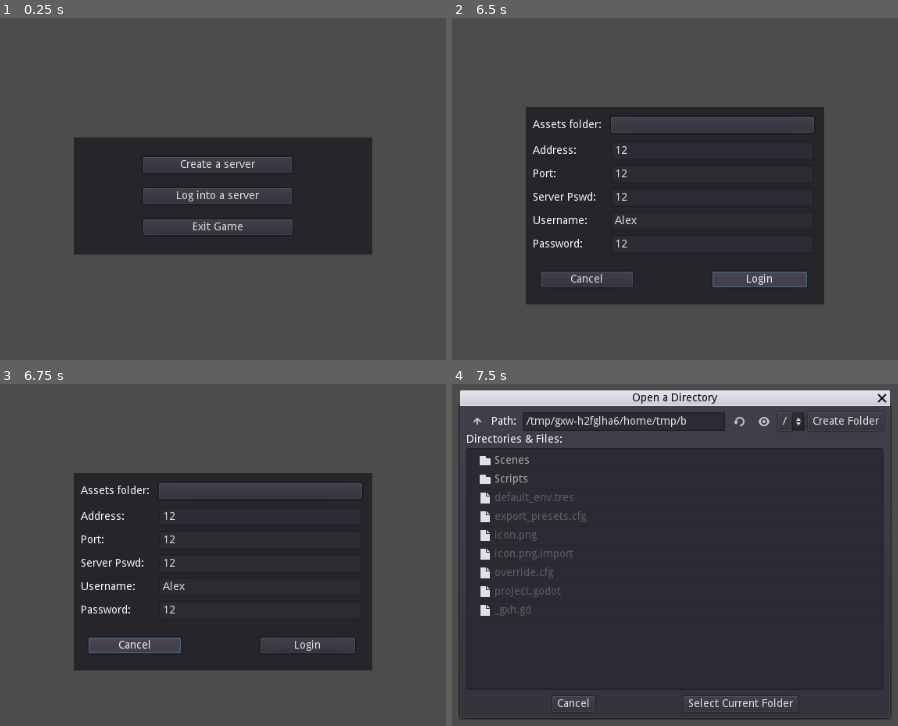
Above: before the commit, frames 1-4 (two rows, left to right).
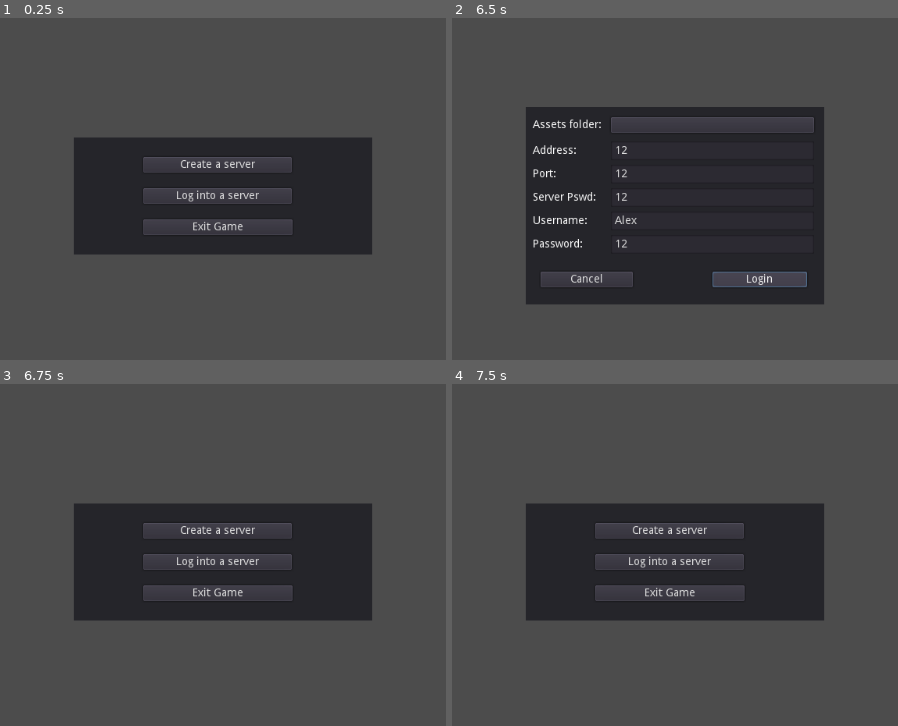
Above: after the commit, the same moments.

Repository: Tsumekiri/Open-Multiplayer-VN
Game: Godot game, scene res://Scenes/Connection/MainMenu.tscn
Two runs of this game, one before a commit and one after it. Both use one fixed random seed, a clock stepped at 60 frames per second and the inputs below.
Inputs (mouse positions are in pixels of both pictures, inside the frame that each line leads up to):
- Up to frame 1 (0.25 s): no input
- Up to frame 2 (6.5 s): click "Create a server" at 0.5 s; click (710, 182) at 1.27 s; type "12" at 1.35 s; click (643, 206) at 1.5 s; type "Alex" at 1.58 s; click (773, 206) at 1.73 s; type "12" at 1.82 s; click "Create server" at 2 s; click "Cancel" at 2.75 s; click "Log into a server" at 3.5 s; click (710, 151) at 4.27 s; type "12" at 4.35 s; click (710, 175) at 4.5 s; type "12" at 4.58 s; click (710, 199) at 4.73 s; type "12" at 4.82 s; click (710, 219) at 5.02 s; type "Alex" at 5.1 s; click (710, 243) at 5.25 s; type "12" at 5.33 s; click "Login" at 5.75 s
- Up to frame 3 (6.75 s): click "Cancel" at 6.5 s
- Up to frame 4 (7.5 s): click (710, 490) at 7.25 s, where only the run before the commit has a clickable "Assets folder:"

Frames 1-2 are identical in both runs. In frame 3, 14% of the frame differs, in the area x 16-84%, y 26-84%; in frame 4, 58%, in the area x 1-99%, y 1-98%.
Error before the commit: Attempt to call function 'connect' in base 'null instance' on a null instance. (res://Scripts/Scenes/Connection/CreateServer/CreateServer.gd:10)

Commit message:
Added client connection to server

Diff:
--- a/Scenes/Connection/Login.tscn
+++ b/Scenes/Connection/Login.tscn
@@ -1,6 +1,6 @@
 [gd_scene load_steps=4 format=2]
 
-[ext_resource path="res://Scripts/Scenes/Connection/CreateServer/CreateServer.gd" type="Script" id=1]
+[ext_resource path="res://Scripts/Scenes/Connection/Login/Login.gd" type="Script" id=1]
 [ext_resource path="res://Scenes/Util/SceneSwitch.tscn" type="PackedScene" id=2]
 [ext_resource path="res://Scripts/Scenes/Connection/CreateServer/AssetPath.gd" type="Script" id=3]
 
--- a/Scripts/Management/NetworkManager.gd
+++ b/Scripts/Management/NetworkManager.gd
@@ -15,11 +15,10 @@
 # TODO: Missing usage of key, for communication with the correct user
 # and avoid cheating
 
-func set_communication_node(pNode):
-	add_child(pNode)
+func set_communication_res(pNode):
 	commNode = pNode
 
-func get_communication_node():
+func get_communication_res():
 	return commNode
 
 func attempt_login(username: String, password: String, serverPass: String):
--- a/Scripts/Network/Client.gd
+++ b/Scripts/Network/Client.gd
@@ -1,17 +1,41 @@
-extends Node
+extends Resource
 
-func connect_network(assetsFolder: String, address: String, port: int, password):
+var tree: SceneTree
+
+signal connection_failed
+signal connection_succeeded
+signal server_disconnected
+
+func _init(pTree: SceneTree):
+	self.tree = pTree
+
+func connect_network(assetsFolder: String, address: String, port: int):
 	if (not FileManager.create_directories(assetsFolder)):
 		return false
 
 	var peer = NetworkedMultiplayerENet.new()
+	_connect_peer_signals(peer)
+
 	if (peer.create_client(address, port) != OK):
 		return false
 
-	get_tree().set_network_peer(peer)
-
+	tree.set_network_peer(peer)
 	return true
 
-func close_connection():
-	get_tree().get_network_peer().close_connection()
-	get_tree().set_network_peer(null)
+func close_connection(tree):
+	tree.get_network_peer().close_connection()
+	tree.set_network_peer(null)
+
+func _connect_peer_signals(peer: NetworkedMultiplayerENet):
+	peer.connect("connection_failed", self, "_connection_failure")
+	peer.connect("connection_succeeded", self, "_connection_success")
+	peer.connect("server_disconnected", self, "_server_disconnected")
+
+func _connection_success():
+	emit_signal("connection_succeeded")
+
+func _connection_failure():
+	emit_signal("connection_failed")
+
+func _server_disconnected():
+	emit_signal("server_disconnected")
--- a/Scripts/Network/Server.gd
+++ b/Scripts/Network/Server.gd
@@ -1,17 +1,19 @@
-extends Node
+extends Resource
 
-var password: String
+var password: int
+var tree: SceneTree
 
-func connect_network(assetsFolder: String, port: int, maxPlayers: int, password, tree) -> bool:
+func _init(pTree: SceneTree, pPass: String):
+	self.tree = pTree
+	self.password = pPass.hash()
+
+func connect_network(assetsFolder: String, port: int, maxPlayers: int) -> bool:
 	if (not FileManager.create_directories(assetsFolder)):
 		return false
 
 	var peer: NetworkedMultiplayerENet = NetworkedMultiplayerENet.new()
 	if (peer.create_server(port, maxPlayers) != OK):
 		return false
-
-	if (password):
-		self.password = password.hash()
 
 	tree.set_network_peer(peer)
 	var playerConnectedEvent = MultiVN.NetworkEvent.new(peer, self, "peer_connected", "create_key")
--- a/Scripts/Scenes/Connection/CreateServer/CreateServer.gd
+++ b/Scripts/Scenes/Connection/CreateServer/CreateServer.gd
@@ -20,7 +20,7 @@
 			return false
 	return true
 
-func create_server():
+func create_server() -> void:
 	if (not mandatory_fields_filled()):
 		return
 
@@ -29,9 +29,7 @@
 	var maxPlayers = int($MaxPlayers.get_text().strip_edges())
 	var port = int($Port.get_text().strip_edges())
 
-	var server = MultiVN.Server.new()
-	if (server.connect_network(assetPath, port, maxPlayers, password, get_tree())):
-		NetworkManager.set_communication_node(server)
+	var server = MultiVN.Server.new(get_tree(), password)
+	if (server.connect_network(assetPath, port, maxPlayers)):
+		NetworkManager.set_communication_res(server)
 		switch_scene("res://Scenes/Util/Loading.tscn")
-	else:
-		server.queue_free()
--- /dev/null
+++ b/Scripts/Scenes/Connection/Login/Login.gd
@@ -0,0 +1,47 @@
+extends Panel
+
+const fields = [
+	"AssetPath",
+	"Address",
+	"Port",
+	"Username",
+	"Password"
+]
+
+func _ready():
+	$Login.connect("button_up", self, "login")
+	$Cancel.connect("switch_scene", self, "switch_scene")
+
+func switch_scene(scene) -> void:
+	if (scene):
+		get_tree().change_scene(scene)
+
+func mandatory_fields_filled() -> bool:
+	for field in fields:
+		if (get_node(field).get_text() == null or get_node(field).get_text().strip_edges() == ""):
+			return false
+	return true
+
+func login() -> void:
+	if (not mandatory_fields_filled()):
+		return
+
+	var assetPath = $AssetPath.get_text().strip_edges()
+	var address = $Address.get_text().strip_edges()
+	var port = int($Port.get_text().strip_edges())
+	var serverPass = $ServerPass.get_text()
+	var username = $Username.get_text().strip_edges()
+	var password = $Password.get_text().strip_edges()
+
+	var client = MultiVN.Client.new(get_tree())
+	client.connect("connection_succeeded", self, "client_connected")
+	client.connect("connection_failed", self, "client_connection_failed")
+
+	if (client.connect_network(assetPath, address, port)):
+		NetworkManager.set_communication_res(client)
+
+func client_connected() -> void:
+	switch_scene("res://Scenes/Util/Loading.tscn")
+
+func client_connection_failed() -> void:
+	NetworkManager.set_communication_res(null)
